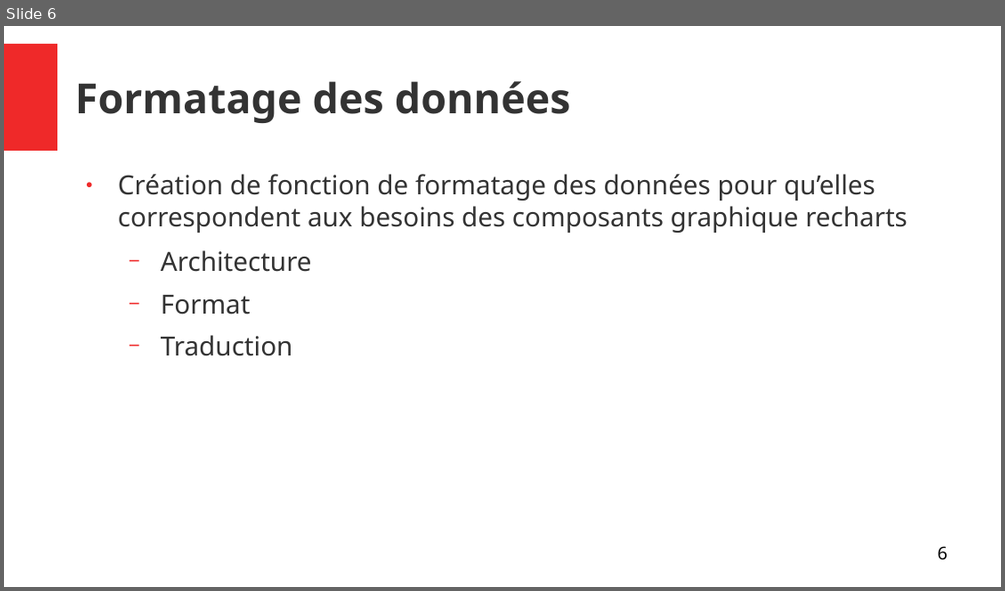
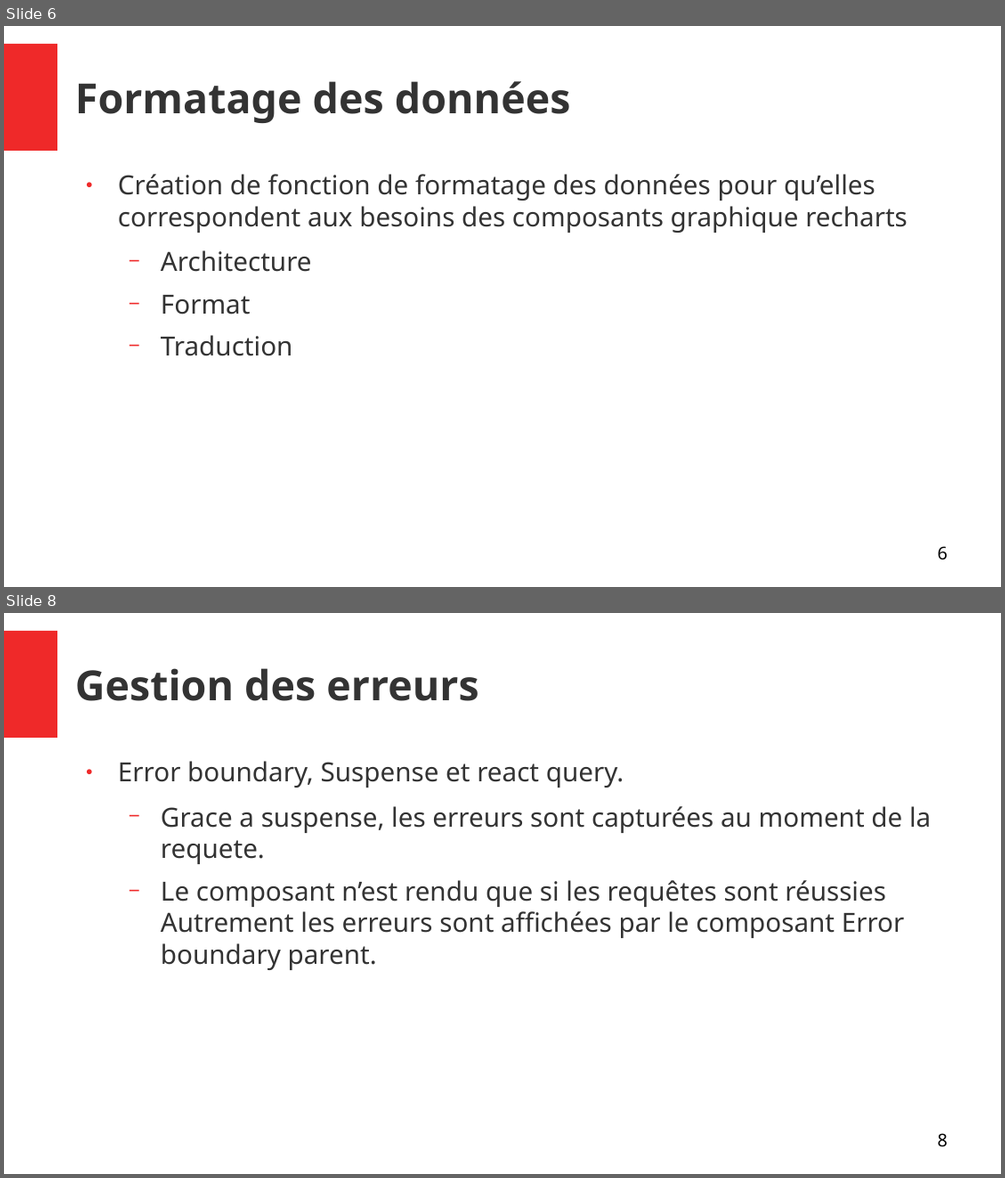
Before and after one commit to joskapotin/joskapotin_12_04032022, a slide deck: OC/SOUTENANCE/presentationProjet12.odp. Shown one above the other, each under a label of ours: slide 6 before the commit, slides 6 and 8 after it; the slides between them are not shown. The pictures are 1005x591 and 1005x1178 pixels, drawn with LibreOffice and Linux fonts; fonts in the diff are those of the drawing. Boxes give left, top, right and bottom in pixels: in the first picture for what was removed or moved away, otherwise in the second. Text is boxed around its words. In the diff, an @@ line names an element or a change of style, - is before the commit and + after.

```diff
--- a/OC/SOUTENANCE/presentationProjet12.odp
+++ b/OC/SOUTENANCE/presentationProjet12.odp
@@ slide 8 added at (4,613,1001,1174), background #FFFFFF; not listed: 1 template element that a slide beside it also shows @@
@@ title added at (75,668,478,701), 33 pt, text #333333, bold @@
+Gestion des erreurs
@@ text added at (118,761,930,970), 21 pt, text #333333 @@
+● Error boundary, Suspense et react query.
+  − Grace a suspense, les erreurs sont capturées au moment de la requete.
+  − Le composant n’est rendu que si les requêtes sont réussies Autrement les erreurs sont affichées par le composant Error boundary parent.
@@ page number added at (938,1133,947,1147), 14 pt, text #000000 @@
+8
```
Also in this commit, not shown: 4 slides changed, 3 other files.
